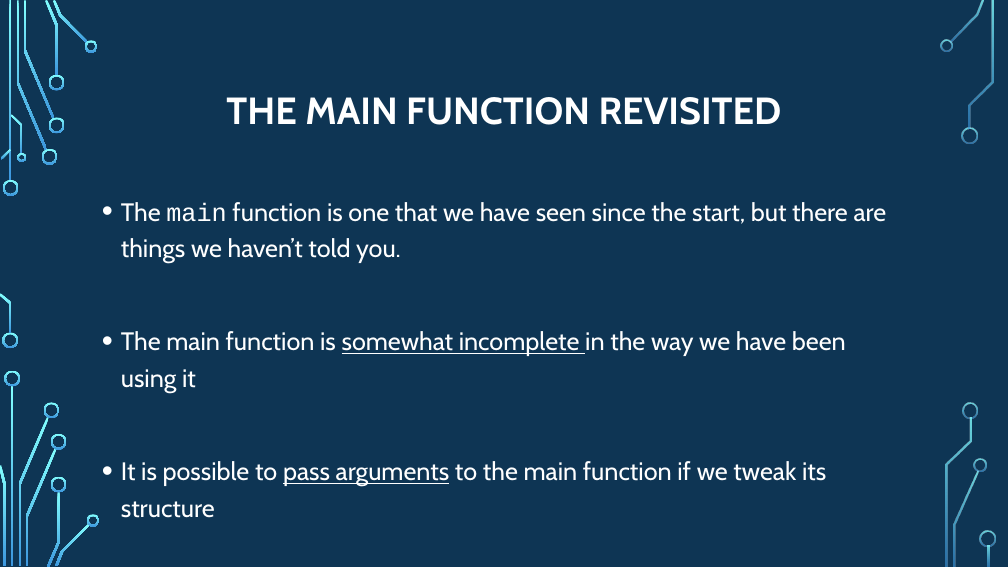
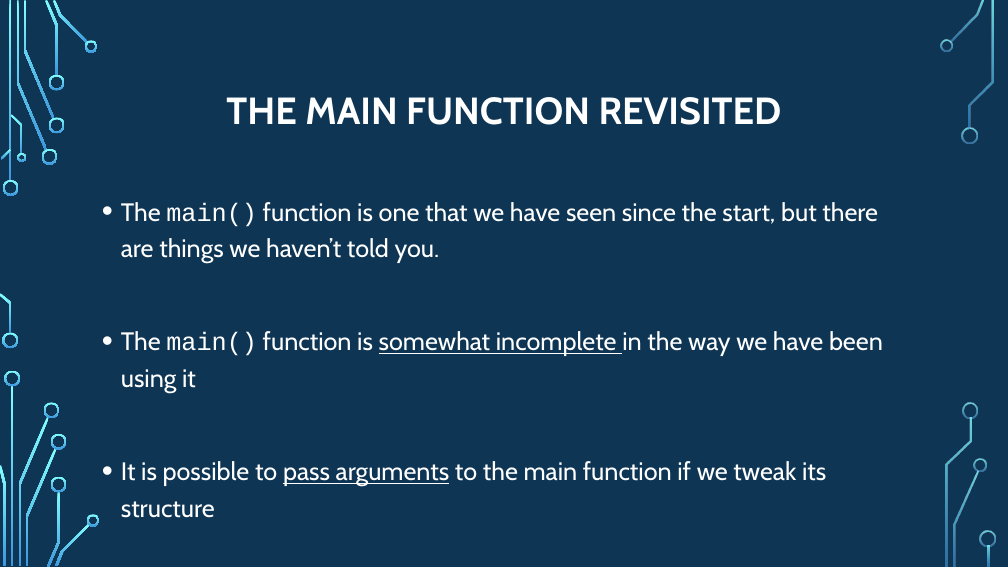
Before and after one commit to psypdt/ZIS_C-_Summer_Course_2019, a slide deck: slide 11 of Day_4/Day_4.pptx. Drawn at 1008x567 pixels with LibreOffice and Linux fonts; fonts in the diff are those of the drawing; background and template pictures are left out. Boxes give left, top, right and bottom in pixels: in the first picture for what was removed or moved away, otherwise in the second. Text is boxed around its words. In the diff, an @@ line names an element or a change of style, - is before the commit and + after.

Commit message:
update day1 & day4

```diff
--- a/Day_4/Day_4.pptx
+++ b/Day_4/Day_4.pptx
@@ text at [121,202,883,393]: text changed @@
-• The main function is one that we have seen since the start, but there are things we haven’t told you.
-• The main function is somewhat incomplete in the way we have been using it
+• The main() function is one that we have seen since the start, but there are things we haven’t told you.
+• The main() function is somewhat incomplete in the way we have been using it
```
Also in this commit, not shown: 14 other slides changed, 2 slides added.
